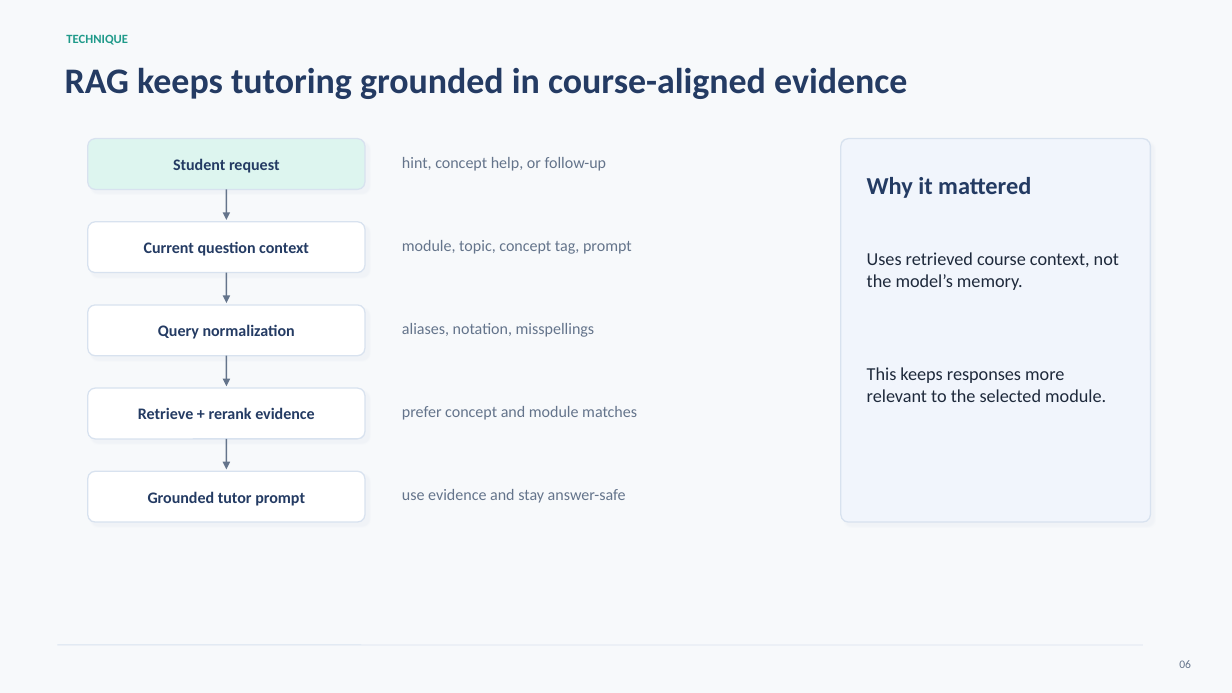
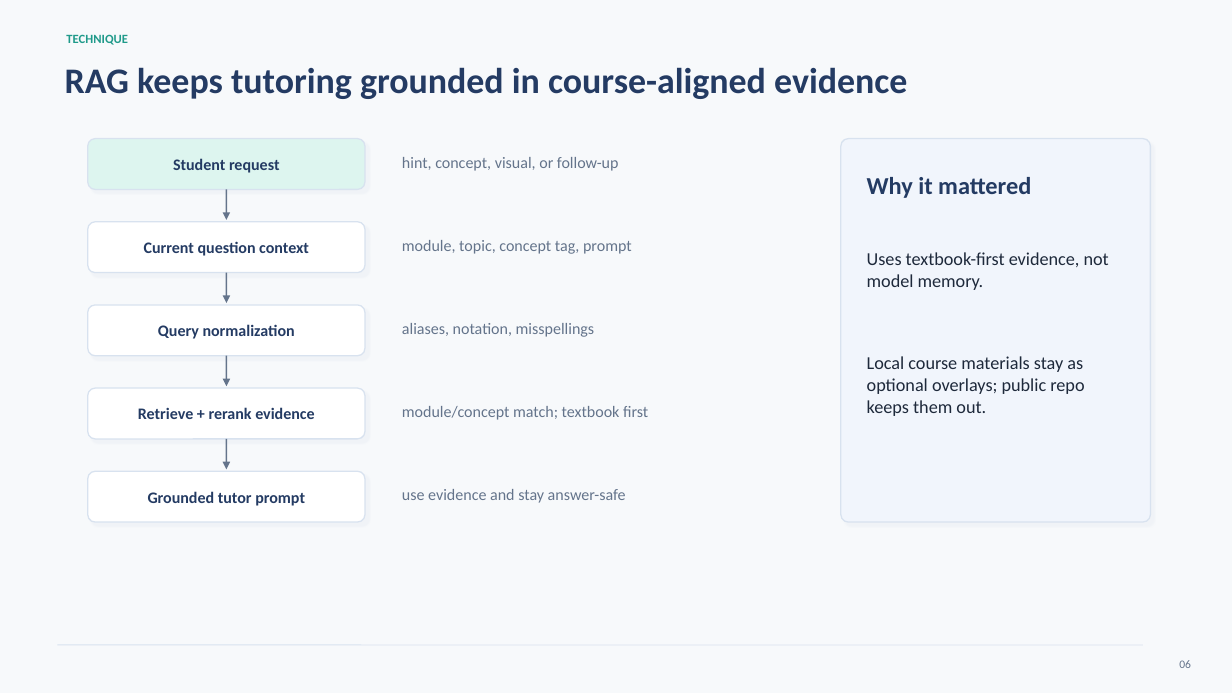
Before and after one commit to ZaidGhazi/Intro-to-Statistics-Study-App, a slide deck: slide 6 of intro_stats_study_app_presentation_cleaned_v2.pptx. Drawn at 1232x693 pixels with LibreOffice and Linux fonts; fonts in the diff are those of the drawing. Boxes give left, top, right and bottom in pixels: in the first picture for what was removed or moved away, otherwise in the second. Text is boxed around its words. In the diff, an @@ line names an element or a change of style, - is before the commit and + after.

Commit message:
Update tutor visual logic and presentation docs

```diff
--- a/intro_stats_study_app_presentation_cleaned_v2.pptx
+++ b/intro_stats_study_app_presentation_cleaned_v2.pptx
@@ text at [402,157,619,171]: text changed @@
-hint, concept help, or follow-up
+hint, concept, visual, or follow-up
@@ text at [867,252,1109,290]: text changed @@
-Uses retrieved course context, not the model’s memory.
+Uses textbook-first evidence, not model memory.
@@ text at [867,356,1084,416]: text changed @@
-This keeps responses more relevant to the selected module.
+Local course materials stay as optional overlays; public repo keeps them out.
@@ text at [402,406,648,420]: text changed @@
-prefer concept and module matches
+module/concept match; textbook first
```
Also in this commit, not shown: 9 other slides changed, 11 other files.
